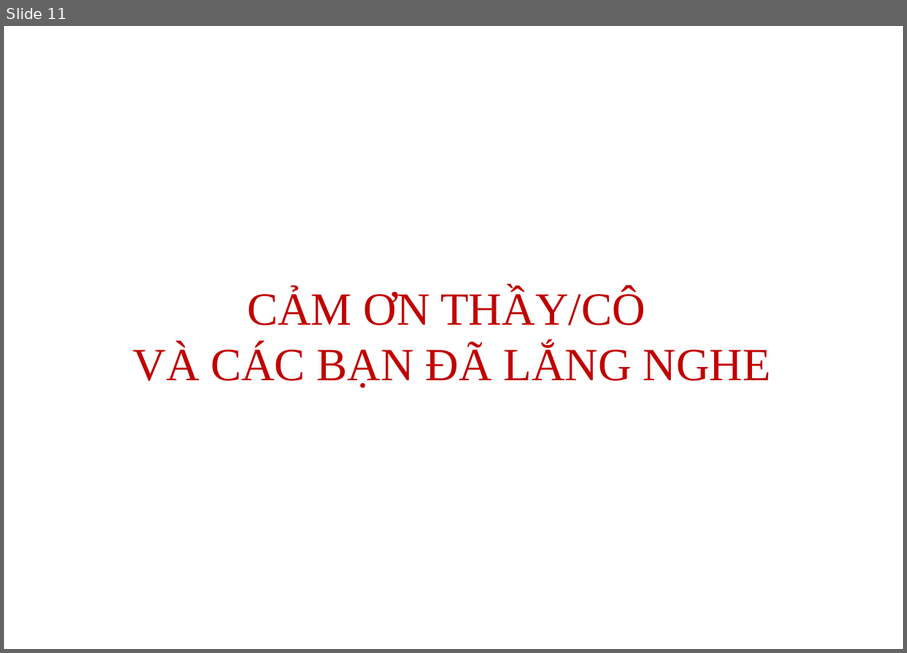
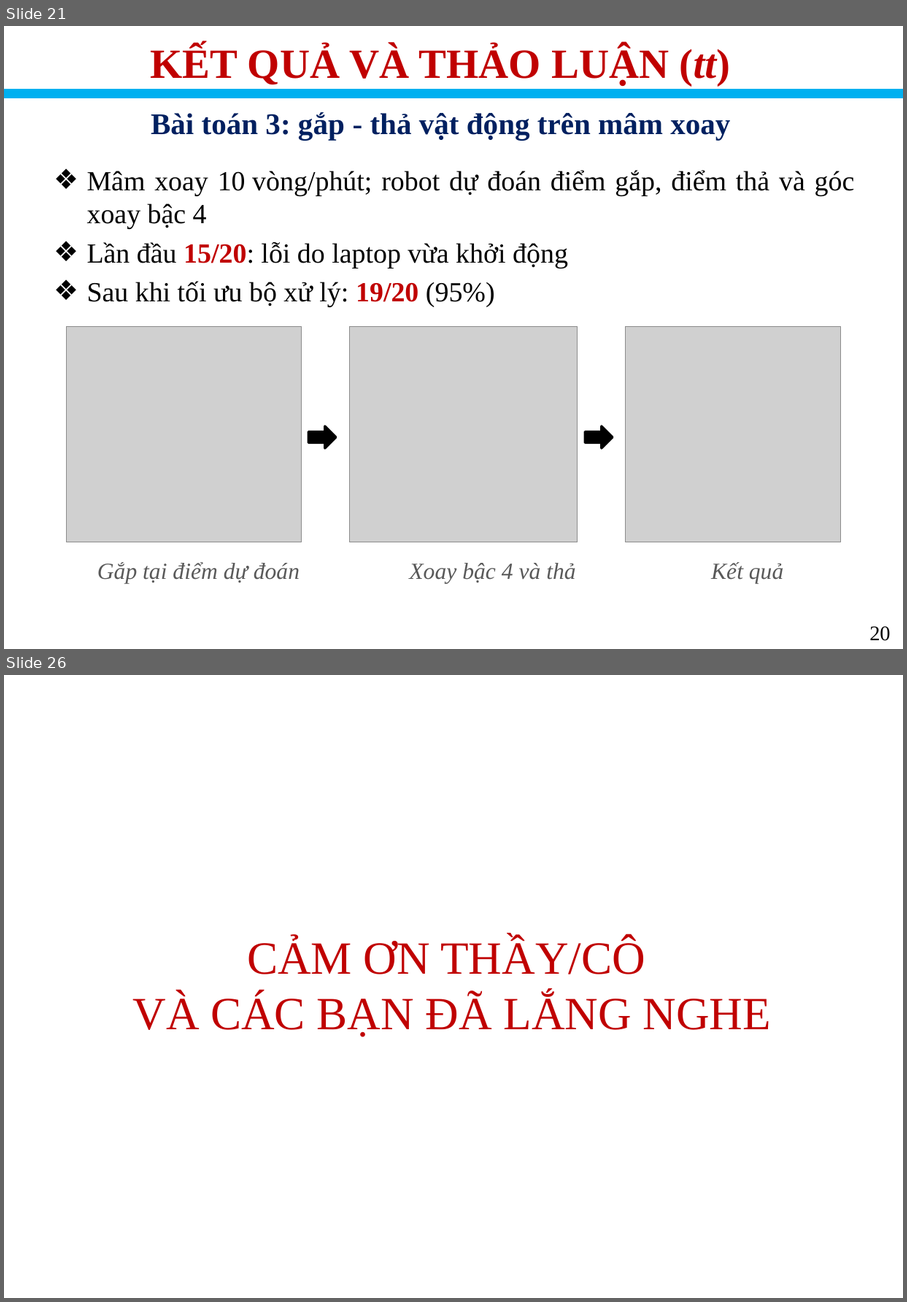
Before and after one commit to ruibi2204/Do_an_Delta.Robot_Dang_Rui_Bi, a slide deck: Thuyết minh _ Trình bày/Trình bày.pptx. Shown one above the other, each under a label of ours: slide 11 before the commit, slides 21 and 26 after it; the slides between them are not shown. The pictures are 907x653 and 907x1302 pixels, drawn with LibreOffice and Linux fonts; fonts in the diff are those of the drawing; grey boxes stand for pictures; background and template pictures are left out. Boxes give left, top, right and bottom in pixels: in the first picture for what was removed or moved away, otherwise in the second. Text is boxed around its words. In the diff, an @@ line names an element or a change of style, - is before the commit and + after.

Commit message:
Update robot configs, vision modules, CSV window, build scripts, design files, and thesis documents

```diff
--- a/Thuyết minh _ Trình bày/Trình bày.pptx
+++ b/Thuyết minh _ Trình bày/Trình bày.pptx
@@ slide 21 added at (4,26,903,649), background #FFFFFF @@
@@ text added at (151,46,730,86), 36 pt, text #C00000, bold @@
+KẾT QUẢ VÀ THẢO LUẬN (tt)
@@ line added from (4, 93) to (903, 93), #00B0F0 8 pt @@
@@ text added at (151,112,730,140), 26 pt, text #002060, bold @@
+Bài toán 3: gắp - thả vật động trên mâm xoay
@@ text added at (87,170,855,307), 24 pt, text #000000 @@
+❖ Mâm xoay 10 vòng/phút; robot dự đoán điểm gắp, điểm thả và góc xoay bậc 4
+❖ Lần đầu 15/20: lỗi do laptop vừa khởi động
+❖ Sau khi tối ưu bộ xử lý: 19/20 (95%)
@@ picture added at (66,327,301,543) @@
@@ picture added at (350,327,578,543) @@
@@ picture added at (626,327,842,543) @@
@@ right arrow added at (308,426,336,449), fill #000000, outline #000000 2 pt @@
@@ right arrow added at (585,426,613,449), fill #000000, outline #000000 2 pt @@
@@ text added at (97,562,300,583), 20 pt, text #595959, italic @@
+Gắp tại điểm dự đoán
@@ text added at (409,563,576,583), 20 pt, text #595959, italic @@
+Xoay bậc 4 và thả
@@ text added at (711,562,784,583), 20 pt, text #595959, italic @@
+Kết quả
@@ text added at (870,626,890,641), 18 pt, text #000000 @@
+20
@@ what was slide 11 is now slide 26 @@
```
Also in this commit, not shown: 2 slides changed, 22 other slides added, 10 slides removed, 13 other files.
